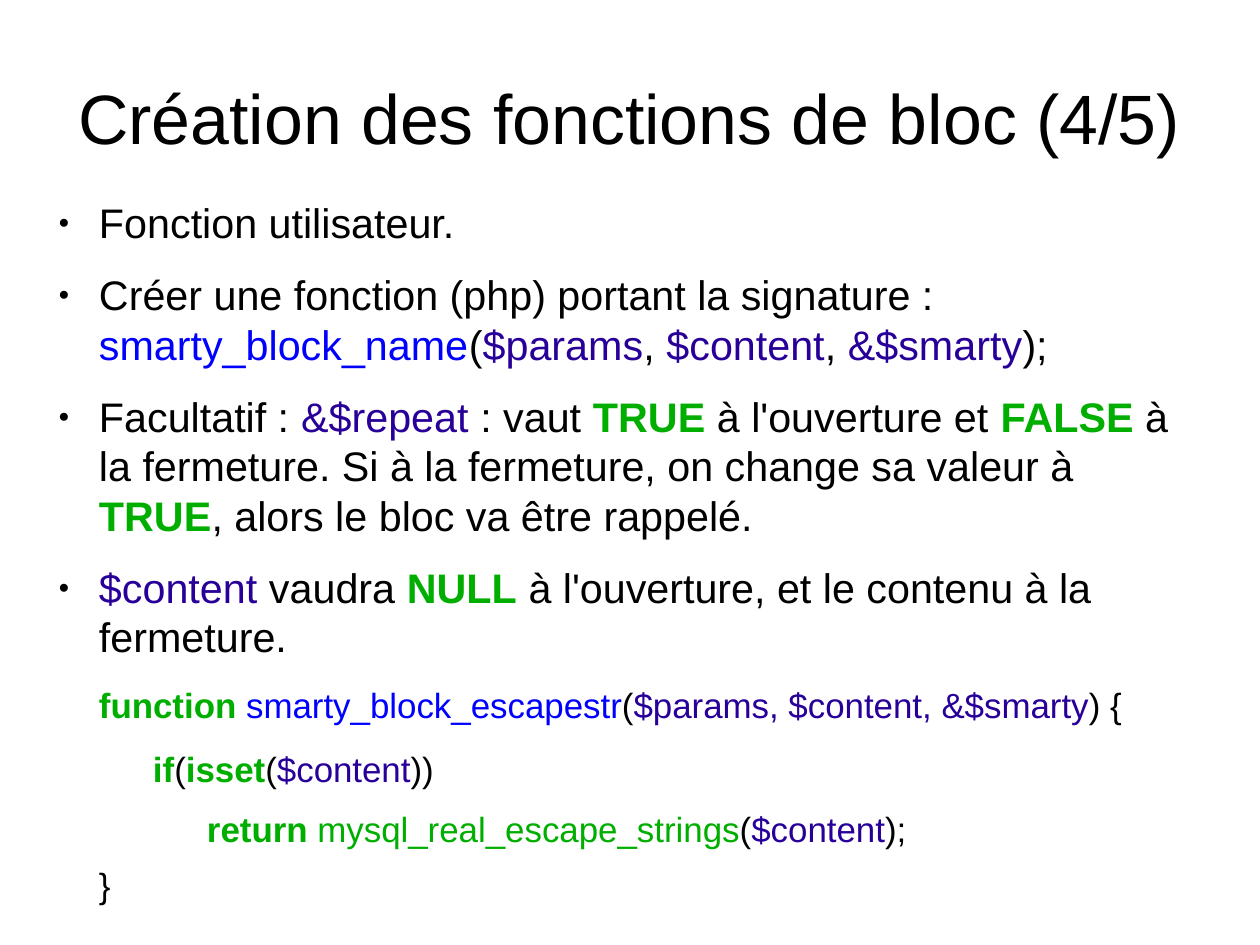
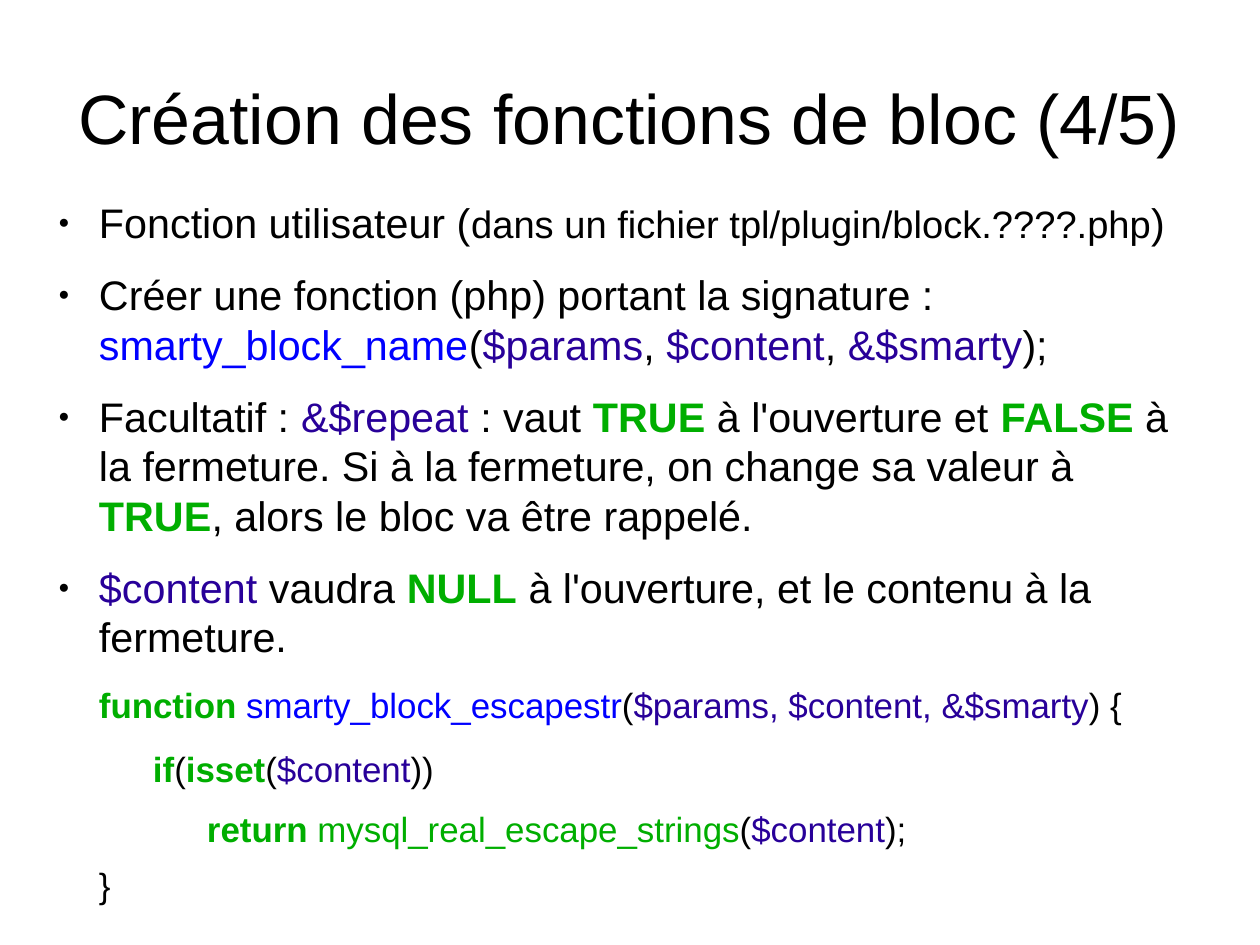
Before and after one commit to sion77/Bob-Project, a slide deck: slide 17 of docs/smarty.odp (slide 16 before the commit). Drawn at 1260x945 pixels with LibreOffice and Linux fonts; fonts in the diff are those of the drawing. Boxes give left, top, right and bottom in pixels: in the first picture for what was removed or moved away, otherwise in the second. Text is boxed around its words. In the diff, an @@ line names an element or a change of style, - is before the commit and + after.

```diff
--- a/docs/smarty.odp
+++ b/docs/smarty.odp
@@ text at box(99, 208, 1150, 246): text changed; size 26 to 24 pt @@
-● Fonction utilisateur.
+● Fonction utilisateur (dans un fichier tpl/plugin/block.????.php)
```
Also in this commit, not shown: 3 other slides changed, 1 slide added.
